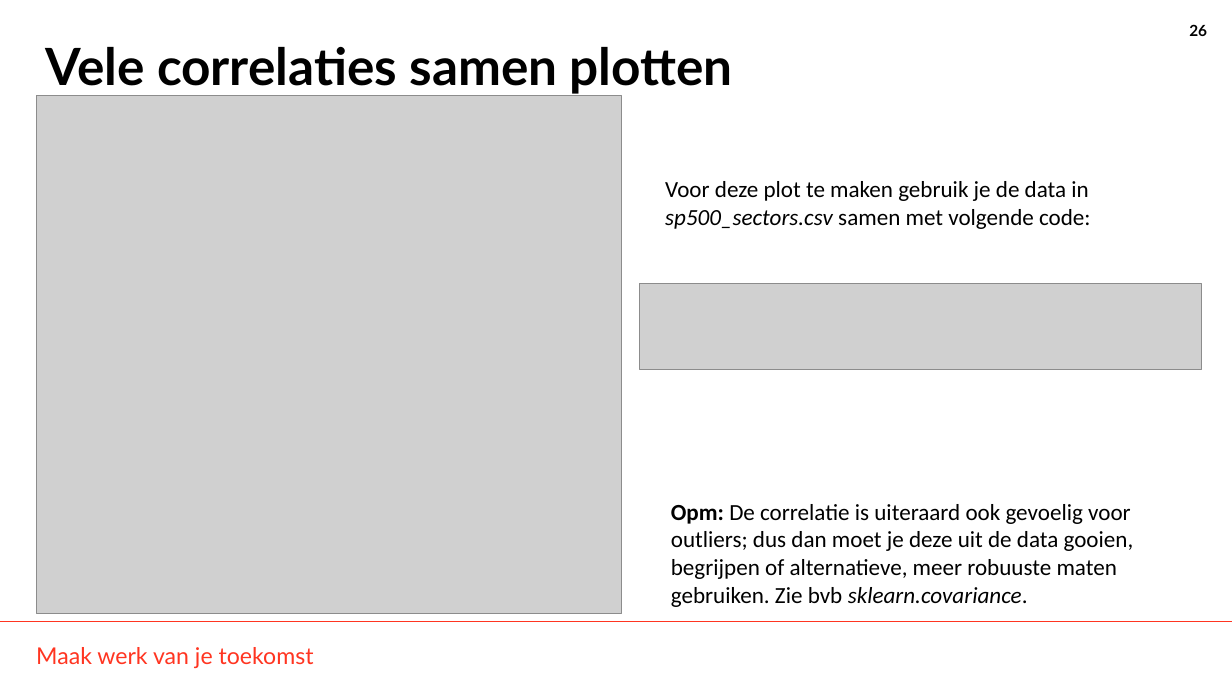
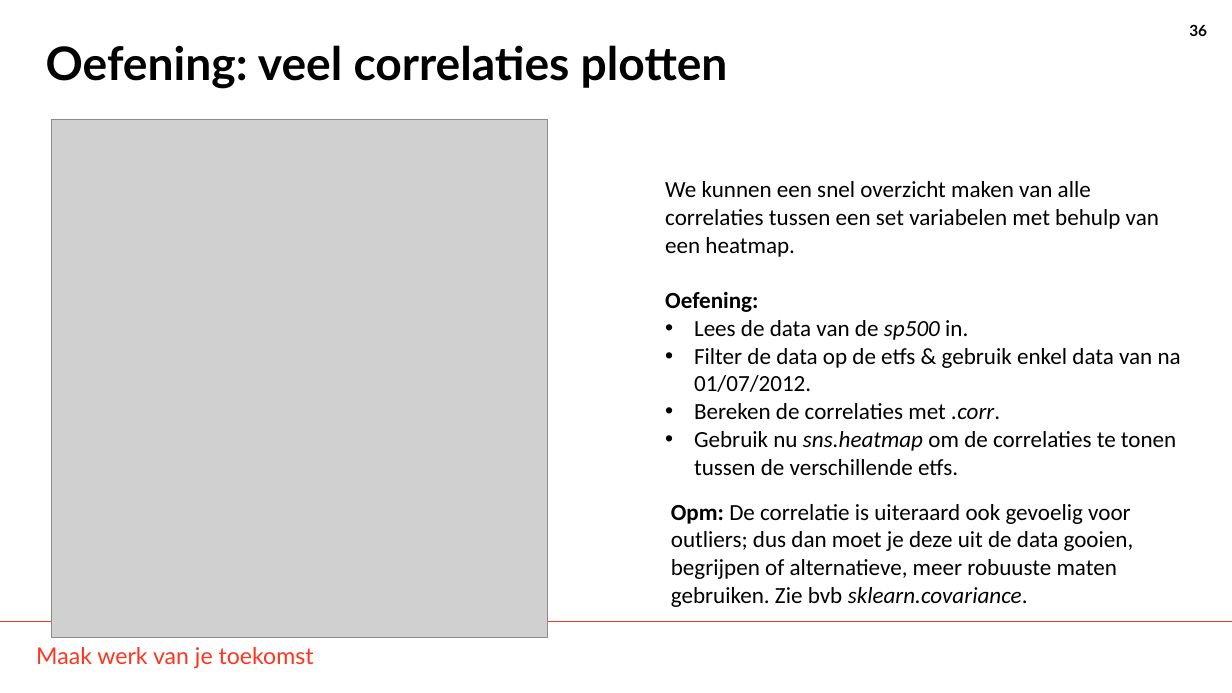
Before and after one commit to THellemans/data-science-syntra-ab, a slide deck: slide 36 of 06 statistiek/04 Numerieke data verdelingen verkennen/04 Numerieke data verdelingen verkennen.pptx (slide 26 before the commit). Drawn at 1232x693 pixels with LibreOffice and Linux fonts; fonts in the diff are those of the drawing; grey boxes stand for pictures; background and template pictures are left out. Boxes give left, top, right and bottom in pixels: in the first picture for what was removed or moved away, otherwise in the second. Text is boxed around its words. In the diff, an @@ line names an element or a change of style, - is before the commit and + after.

Commit message:
completed lecture at 23/05/2023

```diff
--- a/06 statistiek/04 Numerieke data verdelingen verkennen/04 Numerieke data verdelingen verkennen.pptx
+++ b/06 statistiek/04 Numerieke data verdelingen verkennen/04 Numerieke data verdelingen verkennen.pptx
@@ page number at bbox=[1189, 24, 1207, 36]: text changed @@
-26
+36
@@ title at bbox=[46, 45, 728, 89]: text changed; size 40 to 36 pt @@
-Vele correlaties samen plotten
+Oefening: veel correlaties plotten
@@ picture: place and size @@
-picture at bbox=[36, 95, 621, 614]
+picture at bbox=[51, 119, 547, 638]
@@ text at bbox=[665, 181, 1181, 475]: text changed @@
-Voor deze plot te maken gebruik je de data in sp500_sectors.csv samen met volgende code:
+We kunnen een snel overzicht maken van alle correlaties tussen een set variabelen met behulp van een heatmap.
+Oefening:
+• Lees de data van de sp500 in.
+• Filter de data op de etfs & gebruik enkel data van na 01/07/2012.
+• Bereken de correlaties met .corr.
+• Gebruik nu sns.heatmap om de correlaties te tonen tussen de verschillende etfs.
@@ picture removed at bbox=[640, 284, 1202, 370] @@
```
Also in this commit, not shown: 12 other slides changed, 12 slides added, 3 slides removed, 29 other files.
